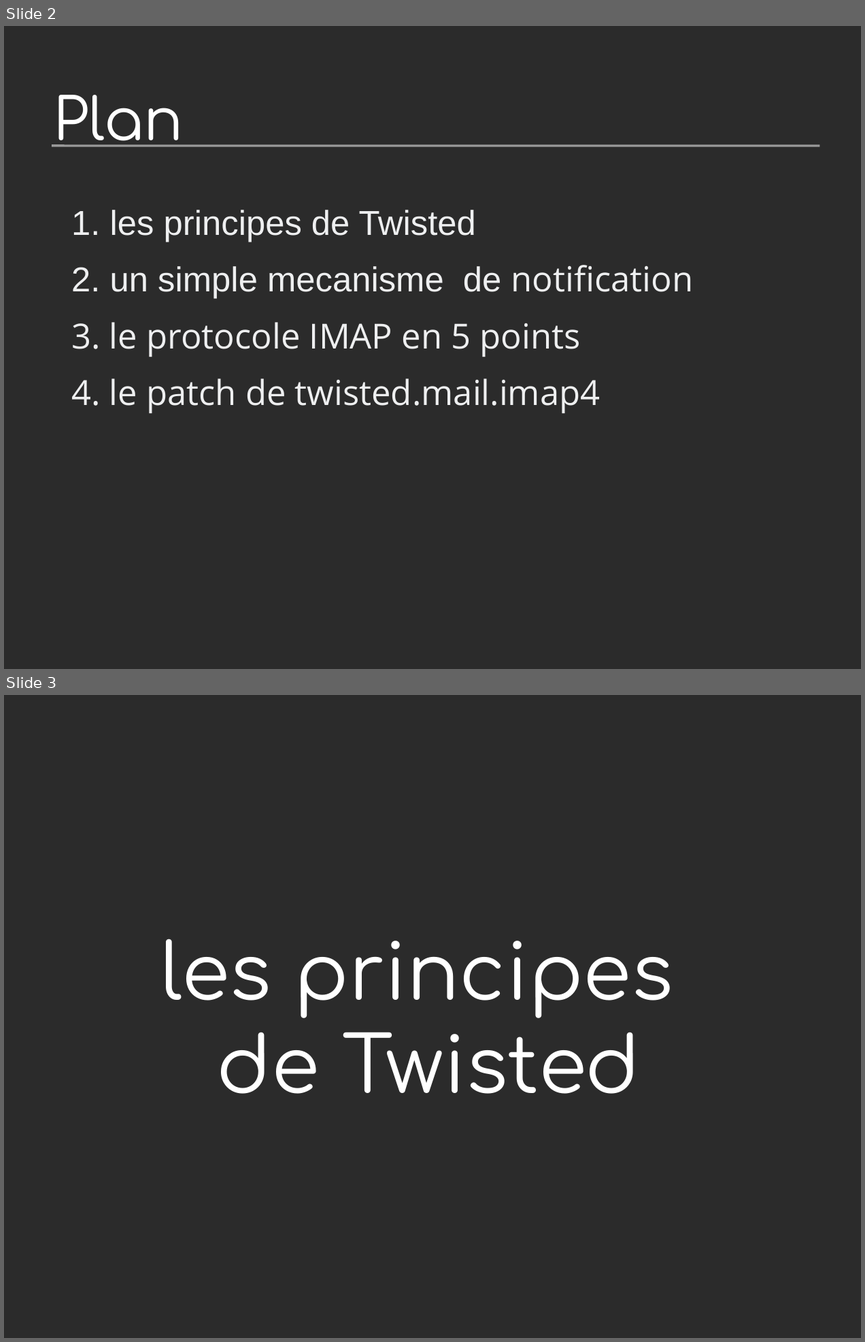
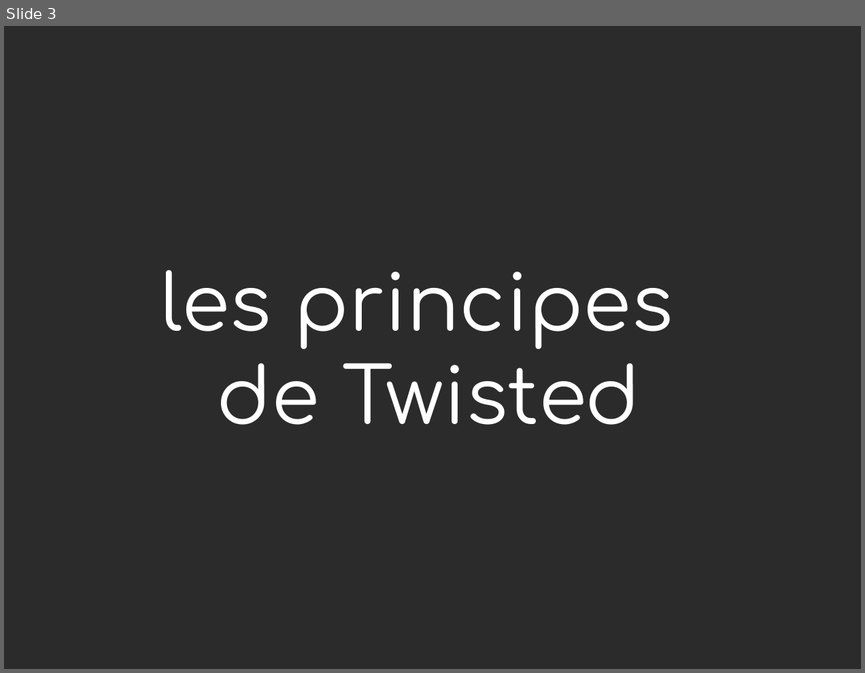
Before and after one commit to jdb/jdb.github.com, a slide deck: imap_idle/pycon-presentation/imap-idle-makingoff.odp. Shown one above the other, each under a label of ours: slides 2 and 3 before the commit, slide 3 after it. The pictures are 865x1342 and 865x673 pixels, drawn with LibreOffice and Linux fonts; fonts in the diff are those of the drawing; background and template pictures are left out; a plain dark background stands for a picture behind light text. Boxes give left, top, right and bottom in pixels: in the first picture for what was removed or moved away, otherwise in the second. Text is boxed around its words. In the diff, an @@ line names an element or a change of style, - is before the commit and + after.

```diff
--- a/imap_idle/pycon-presentation/imap-idle-makingoff.odp
+++ b/imap_idle/pycon-presentation/imap-idle-makingoff.odp
@@ slide 2 removed at [4, 26, 861, 669], background picture (left out) @@
@@ title removed at [53, 95, 183, 147] @@
-Plan
@@ line removed from (52, 146) to (819, 146) @@
@@ text removed at [109, 210, 694, 413] @@
-1. les principes de Twisted
-2. un simple mecanisme de notification
-3. le protocole IMAP en 5 points
-4. le patch de twisted.mail.imap4
```
Also in this commit, not shown: 1 slide changed, 2 slides added, 16 other slides removed.
